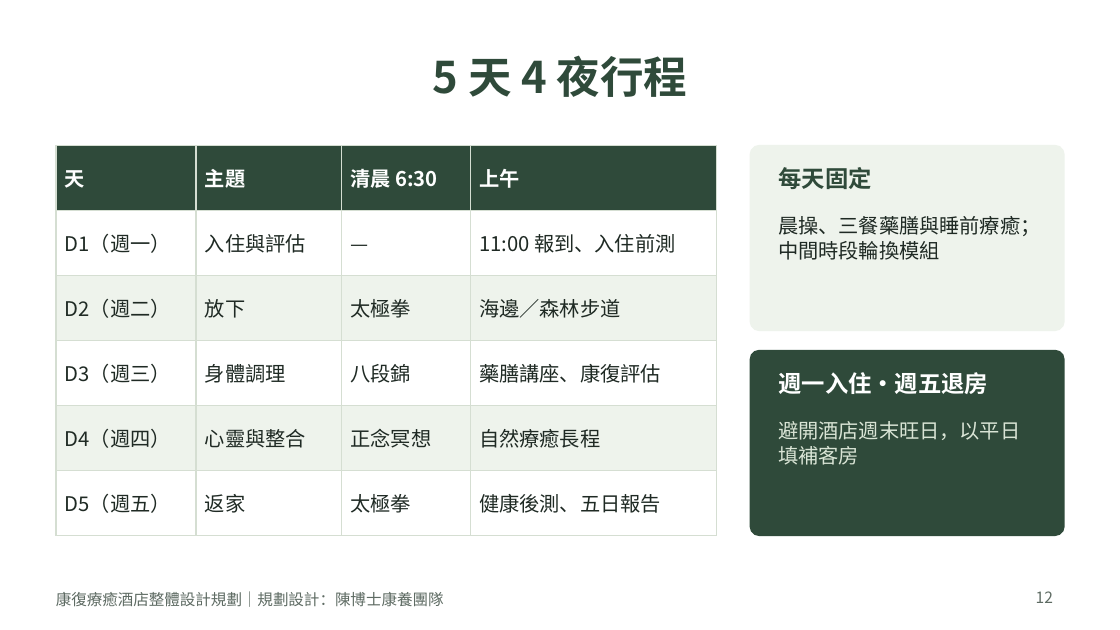
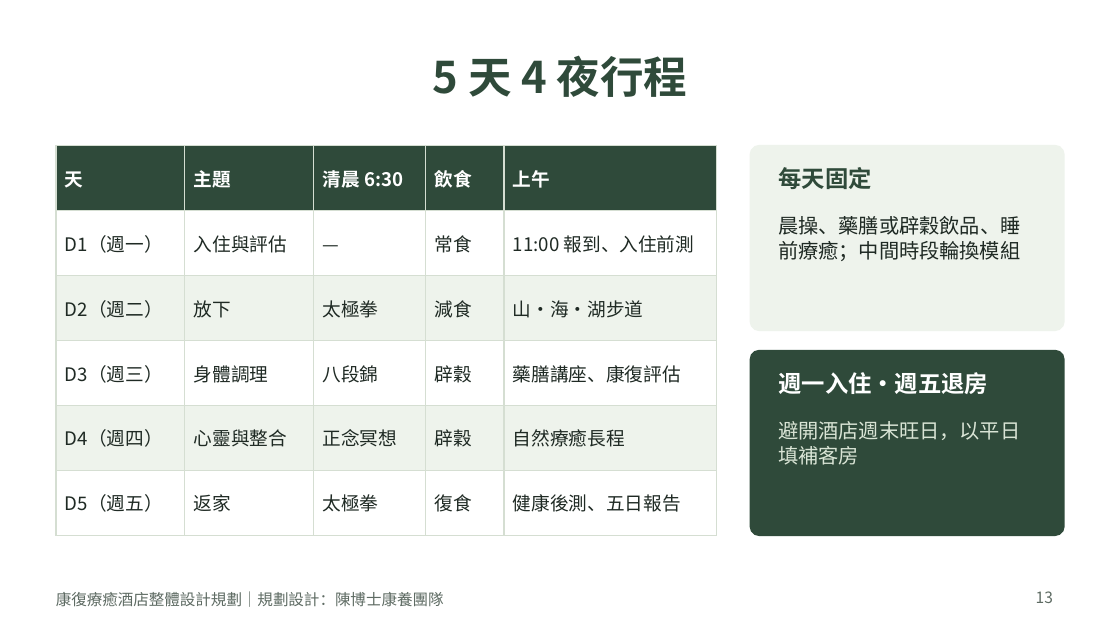
Before and after one commit to yes039/yes039, a slide deck: slide 13 of 康復療癒酒店整體設計規劃.pptx (slide 12 before the commit). Drawn at 1120x630 pixels with LibreOffice and Linux fonts; fonts in the diff are those of the drawing. Boxes give left, top, right and bottom in pixels: in the first picture for what was removed or moved away, otherwise in the second. Text is boxed around its words. In the diff, an @@ line names an element or a change of style, - is before the commit and + after.

```diff
--- a/康復療癒酒店整體設計規劃.pptx
+++ b/康復療癒酒店整體設計規劃.pptx
@@ table at bbox=[56, 146, 717, 516] @@
-column 4: 上午 | 11:00 報到、入住前測 | 海邊／森林步道 | 藥膳講座、康復評估 | 自然療癒長程 | 健康後測、五日報告
+column 4: 飲食 | 常食 | 減食 | 辟穀 | 辟穀 | 復食
+column 5: 上午 | 11:00 報到、入住前測 | 山・海・湖步道 | 藥膳講座、康復評估 | 自然療癒長程 | 健康後測、五日報告
@@ text at bbox=[778, 216, 1020, 261]: text changed @@
-晨操、三餐藥膳與睡前療癒；中間時段輪換模組
+晨操、藥膳或辟穀飲品、睡前療癒；中間時段輪換模組
@@ page number at bbox=[1036, 591, 1053, 603]: text changed @@
-12
+13
```
Also in this commit, not shown: 2 other slides changed, 2 slides added, 1 slide removed, 1 other file.
